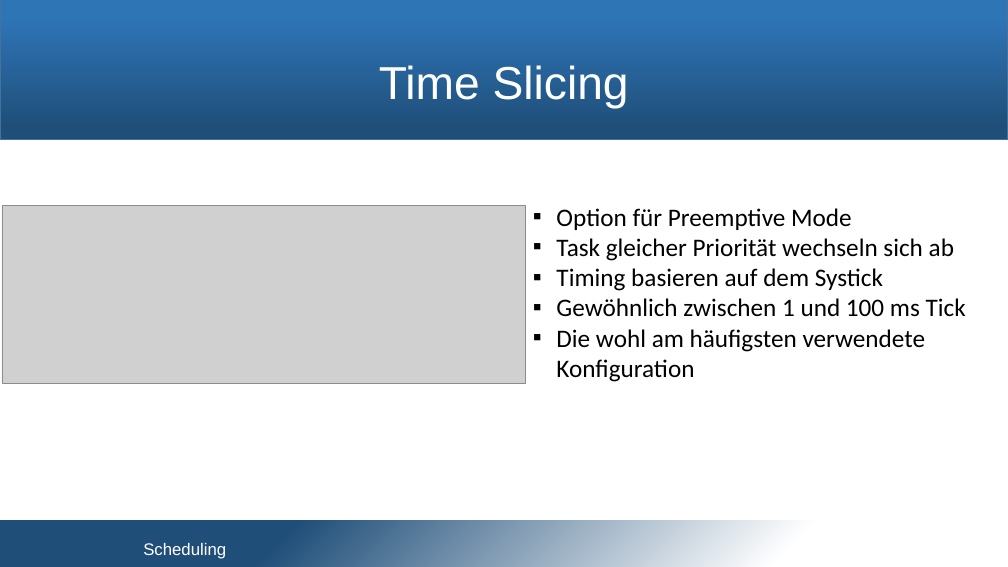
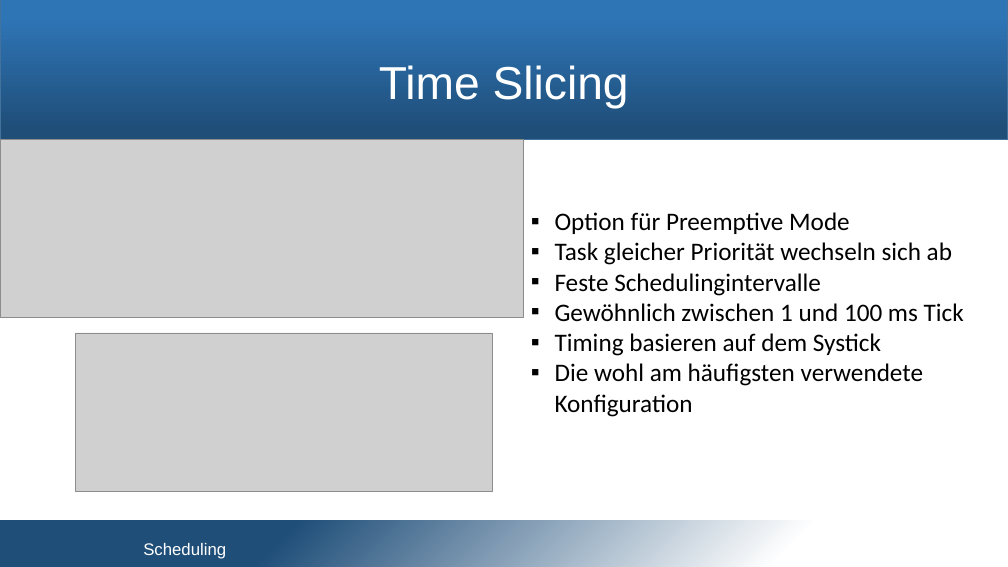
Before and after one commit to snobz/Seminar_BS_2017, a slide deck: slide 20 of Päsi/Seminar Betriebssysteme.pptx (slide 21 before the commit). Drawn at 1008x567 pixels with LibreOffice and Linux fonts; fonts in the diff are those of the drawing; grey boxes stand for pictures; background and template pictures are left out. Boxes give left, top, right and bottom in pixels: in the first picture for what was removed or moved away, otherwise in the second. Text is boxed around its words. In the diff, an @@ line names an element or a change of style, - is before the commit and + after.

Commit message:
further work on scheduling

```diff
--- a/Päsi/Seminar Betriebssysteme.pptx
+++ b/Päsi/Seminar Betriebssysteme.pptx
@@ picture: place and size @@
-picture at (2, 206, 526, 383)
+picture at (0, 140, 523, 318)
@@ text at (555, 273, 964, 322): paragraphs added @@
+▪ Feste Schedulingintervalle
+▪ Gewöhnlich zwischen 1 und 100 ms Tick
@@ text at (556, 298, 966, 317): paragraph removed @@
-▪ Gewöhnlich zwischen 1 und 100 ms Tick
@@ picture added at (76, 333, 492, 491) @@
```
Also in this commit, not shown: 7 other slides changed, 1 slide added, 2 slides removed.
